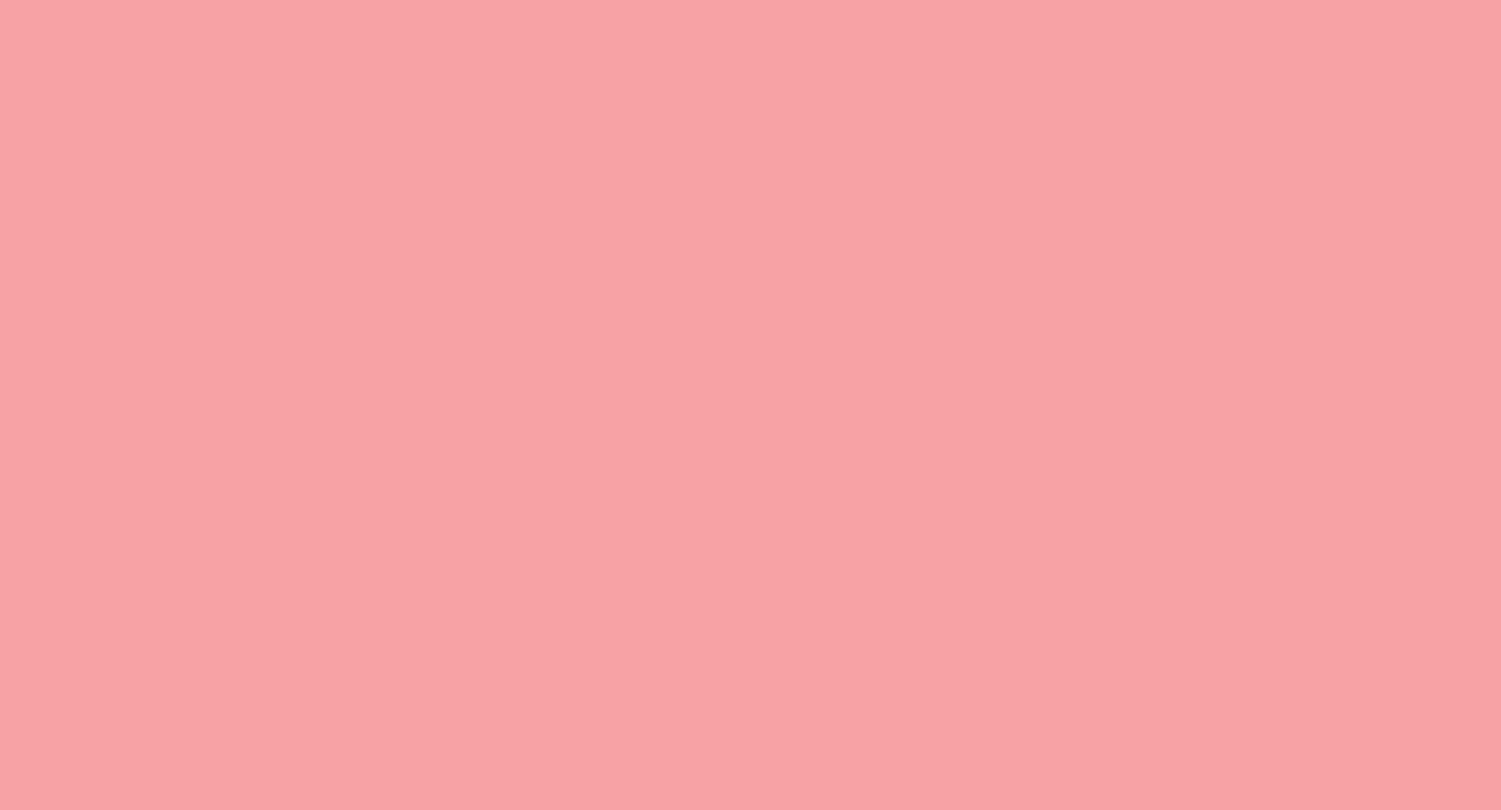
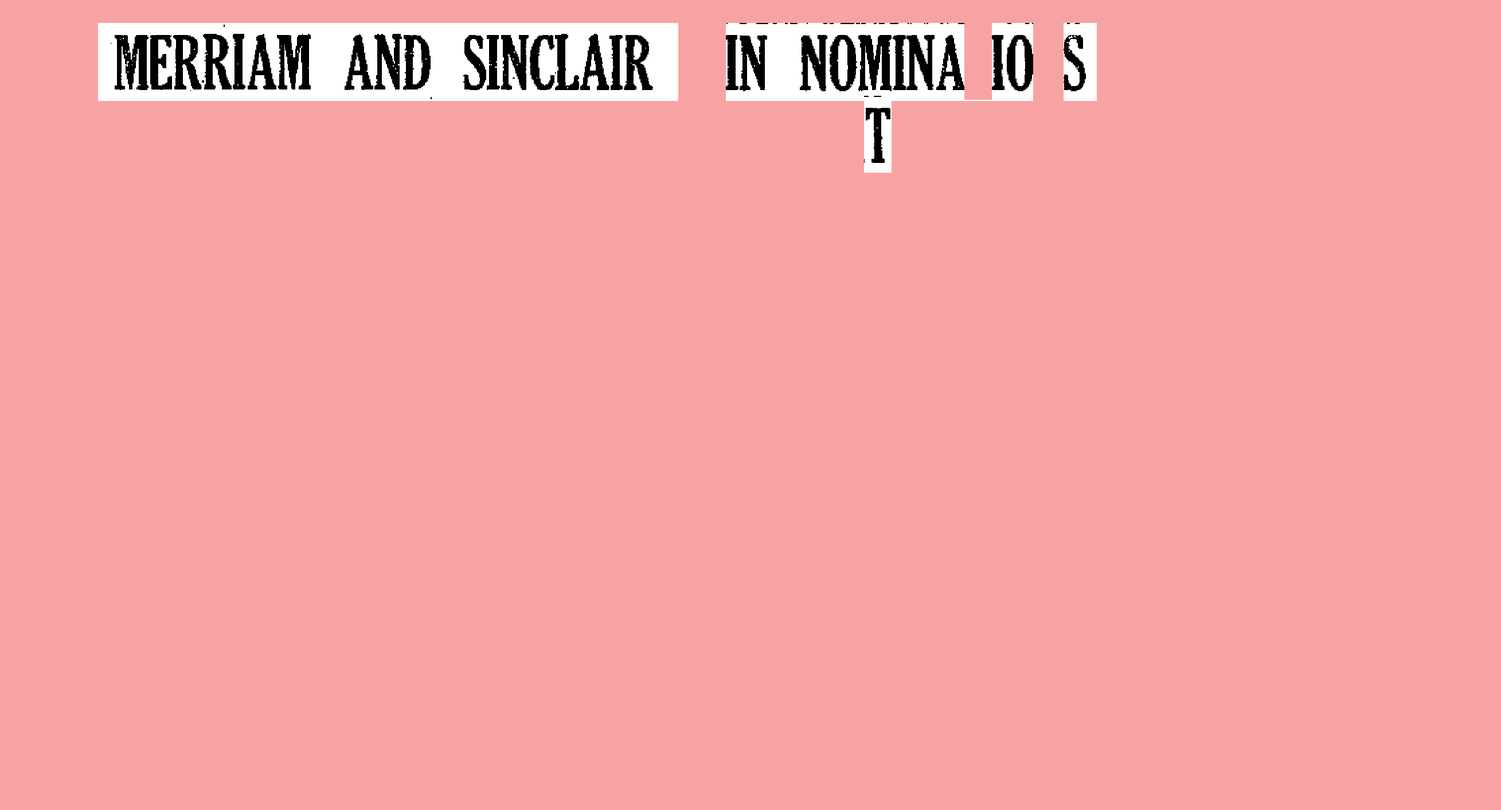
The second (1501, 810) image is a revision of the first. Changes to its layers:
added layer "T2" (1st of 2, in "not prepped") in group "not prepped" over <box>864,95,892,173</box>
showed "Layer 32", painted on it over <box>98,22,1097,101</box>
